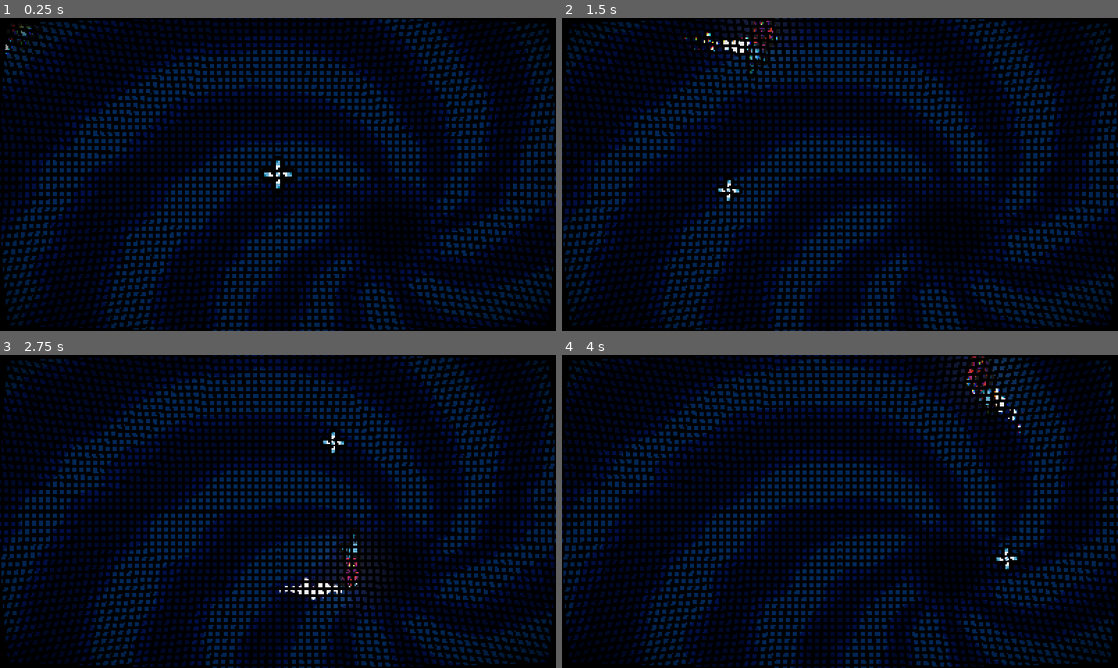
Above: before the commit, frames 1-4 (two rows, left to right).
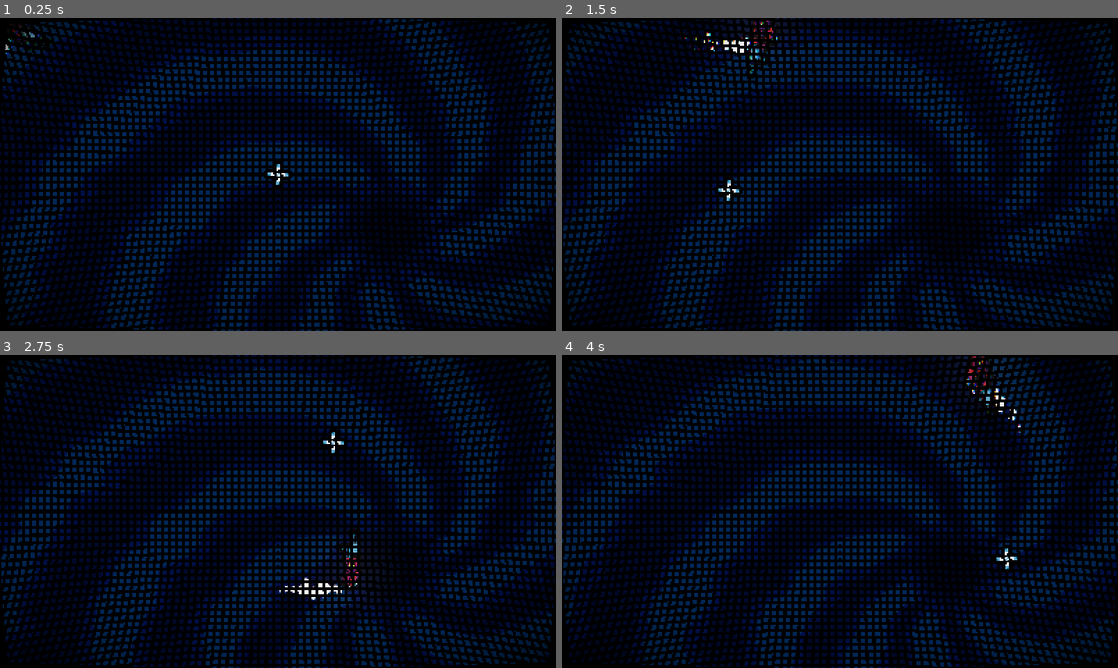
Above: after the commit, the same moments.

Repository: nemene21/gmtk-2023
Game: Godot game, scene res://scenes/main.tscn
The game is run twice, just before and just after one commit, with the same random seed, the same clock (stepped at 60 frames per second) and the same inputs.
Inputs (mouse positions are in pixels of both pictures, inside the frame that each line leads up to):
- Up to frame 1 (0.25 s): no input
- Up to frame 2 (1.5 s): move the mouse to (962, 158) at 0.52 s; press the mouse at (962, 158) at 0.53 s; hold D (right) 0.53-1.28 s; move the mouse to (728, 190) at 1.27 s; release the mouse at (728, 190) at 1.28 s; hold S (down) from 1.28 s (still down); click (728, 190) at 1.35 s
- Up to frame 3 (2.75 s): move the mouse to (333, 442) at 2.02 s; release S (down) at 2.03 s; press the mouse at (333, 442) at 2.03 s; hold D (right) from 2.03 s (still down)
- Up to frame 4 (4 s): move the mouse to (812, 574) at 2.77 s; release D (right) at 2.78 s; release the mouse at (812, 574) at 2.78 s; hold W (up) 2.78-3.53 s; click (812, 574) at 2.85 s; move the mouse to (1006, 558) at 3.52 s; press the mouse at (1006, 558) at 3.53 s; hold A (left) from 3.53 s (still down)

The runs differ from the first frame. In frame 1, 0.3% of the frame differs, in the area x 1-53%, y 1-56%; in frame 2, less than 0.1%; in frame 3, less than 0.1%; in frame 4, less than 0.1%.

Commit message:
fixed animation resets

Diff:
--- a/scenes/main.tscn
+++ b/scenes/main.tscn
@@ -45,3 +45,5 @@
 layer = 2
 
 [node name="cursor" parent="ui" instance=ExtResource("3_31t07")]
+rotation = 1.5708
+scale = Vector2(3, 3)
--- a/scenes/player/cursor.tscn
+++ b/scenes/player/cursor.tscn
@@ -43,7 +43,7 @@
 "times": PackedFloat32Array(0),
 "transitions": PackedFloat32Array(1),
 "update": 0,
-"values": [0.0]
+"values": [1.5708]
 }
 tracks/1/type = "value"
 tracks/1/imported = false
@@ -55,7 +55,7 @@
 "times": PackedFloat32Array(0),
 "transitions": PackedFloat32Array(1),
 "update": 0,
-"values": [Vector2(4, 4)]
+"values": [Vector2(3, 3)]
 }
 
 [sub_resource type="AnimationLibrary" id="AnimationLibrary_vhebq"]
@@ -65,7 +65,8 @@
 }
 
 [node name="cursor" type="Sprite2D"]
-scale = Vector2(4, 4)
+rotation = 1.5708
+scale = Vector2(3, 3)
 texture = ExtResource("1_tvfb7")
 hframes = 2
 script = ExtResource("2_6s1ha")
--- a/scenes/player/player.tscn
+++ b/scenes/player/player.tscn
@@ -191,7 +191,7 @@
 "times": PackedFloat32Array(0),
 "transitions": PackedFloat32Array(1),
 "update": 0,
-"values": [Vector2(0.7, 1.2)]
+"values": [Vector2(1, 1)]
 }
 tracks/1/type = "value"
 tracks/1/imported = false
@@ -203,7 +203,7 @@
 "times": PackedFloat32Array(0),
 "transitions": PackedFloat32Array(1),
 "update": 0,
-"values": [-0.261799]
+"values": [0.0]
 }
 tracks/2/type = "value"
 tracks/2/imported = false
@@ -215,7 +215,7 @@
 "times": PackedFloat32Array(0),
 "transitions": PackedFloat32Array(1),
 "update": 0,
-"values": [Vector2(11, 1.19209e-07)]
+"values": [Vector2(15, 1.19209e-07)]
 }
 
 [sub_resource type="AnimationLibrary" id="AnimationLibrary_25fki"]
@@ -292,9 +292,7 @@
 
 [node name="ak" type="Sprite2D" parent="gun_anchor"]
 material = SubResource("ShaderMaterial_lyb8h")
-position = Vector2(11, 1.19209e-07)
-rotation = -0.261799
-scale = Vector2(0.7, 1.2)
+position = Vector2(15, 1.19209e-07)
 texture = ExtResource("7_fqkw5")
 
 [node name="flasher" parent="gun_anchor/ak" instance=ExtResource("5_68740")]
@@ -305,7 +303,7 @@
 }
 
 [node name="light" type="Sprite2D" parent="."]
-modulate = Color(1, 1, 1, 0.105882)
+modulate = Color(1, 1, 1, 0.0784314)
 material = SubResource("CanvasItemMaterial_fsjiq")
 texture = ExtResource("10_bny76")
 
Not shown, added: scenes/items/sniperscope.png.import
